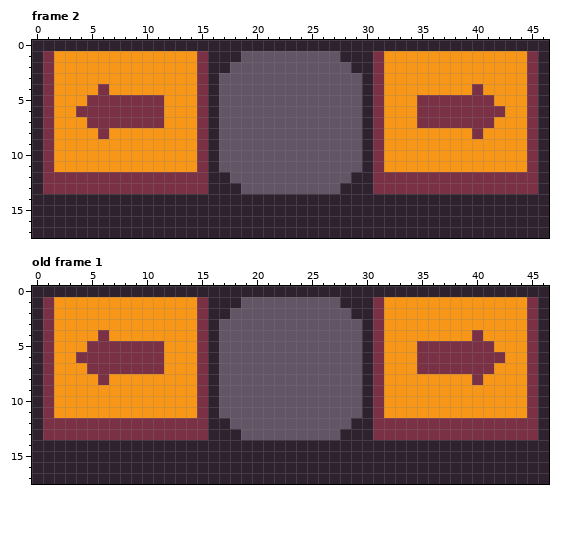
Two versions of one pixel-art file, Assets/Art/UI/pages/OrdersPage/ArrowKeys.aseprite. The picture above is the old version.
47x18 pixels, 2 frames. Shown: frame 2, old frame 1. The commit also changed other frames, which this record leaves out.
New version:
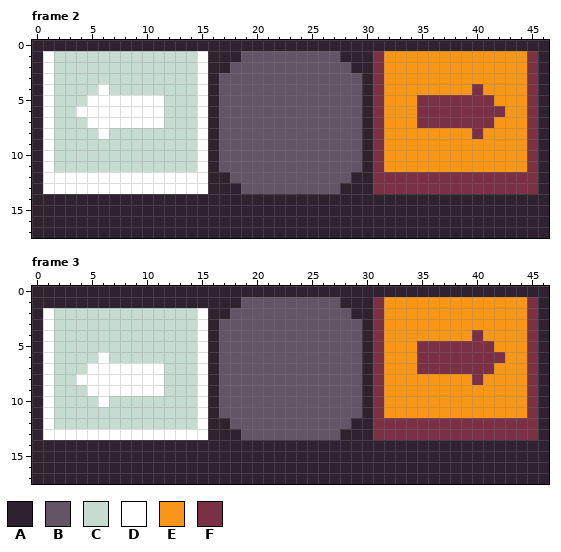
Palette (. is transparent): A #2e222f  B #625565  C #c7dcd0  D #ffffff  E #f79617  F #7a3045
A new or re-ordered frame is compared with the old frame closest to it.
From old to new:
frames 2 -> 5
--- frame 2
@@ x 0..17 @@
  0 AAAAAAAAAAAAAAAAAA
- 1 AFEEEEEEEEEEEEEFAA
- 2 AFEEEEEEEEEEEEEFAA
- 3 AFEEEEEEEEEEEEEFAB
- 4 AFEEEEFEEEEEEEEFAB
- 5 AFEEEFFFFFFFEEEFAB
- 6 AFEEFFFFFFFFEEEFAB
- 7 AFEEEFFFFFFFEEEFAB
- 8 AFEEEEFEEEEEEEEFAB
- 9 AFEEEEEEEEEEEEEFAB
-10 AFEEEEEEEEEEEEEFAB
-11 AFEEEEEEEEEEEEEFAB
-12 AFFFFFFFFFFFFFFFAA
-13 AFFFFFFFFFFFFFFFAA
+ 1 ADCCCCCCCCCCCCCDAA
+ 2 ADCCCCCCCCCCCCCDAA
+ 3 ADCCCCCCCCCCCCCDAB
+ 4 ADCCCCDCCCCCCCCDAB
+ 5 ADCCCDDDDDDDCCCDAB
+ 6 ADCCDDDDDDDDCCCDAB
+ 7 ADCCCDDDDDDDCCCDAB
+ 8 ADCCCCDCCCCCCCCDAB
+ 9 ADCCCCCCCCCCCCCDAB
+10 ADCCCCCCCCCCCCCDAB
+11 ADCCCCCCCCCCCCCDAB
+12 ADDDDDDDDDDDDDDDAA
+13 ADDDDDDDDDDDDDDDAA
 14 AAAAAAAAAAAAAAAAAA
--- frame 3 is new; against old frame 1
@@ x 0..17 @@
  0 AAAAAAAAAAAAAAAAAA
- 1 AFEEEEEEEEEEEEEFAA
- 2 AFEEEEEEEEEEEEEFAA
- 3 AFEEEEEEEEEEEEEFAB
- 4 AFEEEEFEEEEEEEEFAB
- 5 AFEEEFFFFFFFEEEFAB
- 6 AFEEFFFFFFFFEEEFAB
- 7 AFEEEFFFFFFFEEEFAB
- 8 AFEEEEFEEEEEEEEFAB
- 9 AFEEEEEEEEEEEEEFAB
-10 AFEEEEEEEEEEEEEFAB
-11 AFEEEEEEEEEEEEEFAB
-12 AFFFFFFFFFFFFFFFAA
-13 AFFFFFFFFFFFFFFFAA
+ 1 AAAAAAAAAAAAAAAAAA
+ 2 ADCCCCCCCCCCCCCDAA
+ 3 ADCCCCCCCCCCCCCDAB
+ 4 ADCCCCCCCCCCCCCDAB
+ 5 ADCCCCCCCCCCCCCDAB
+ 6 ADCCCCDCCCCCCCCDAB
+ 7 ADCCCDDDDDDDCCCDAB
+ 8 ADCCDDDDDDDDCCCDAB
+ 9 ADCCCDDDDDDDCCCDAB
+10 ADCCCCDCCCCCCCCDAB
+11 ADCCCCCCCCCCCCCDAB
+12 ADCCCCCCCCCCCCCDAA
+13 ADDDDDDDDDDDDDDDAA
 14 AAAAAAAAAAAAAAAAAA
Pixel boxes of the changes (left, top, right, bottom) in both pictures:
changed: (43, 51, 208, 194)
changed: (43, 297, 208, 440)
